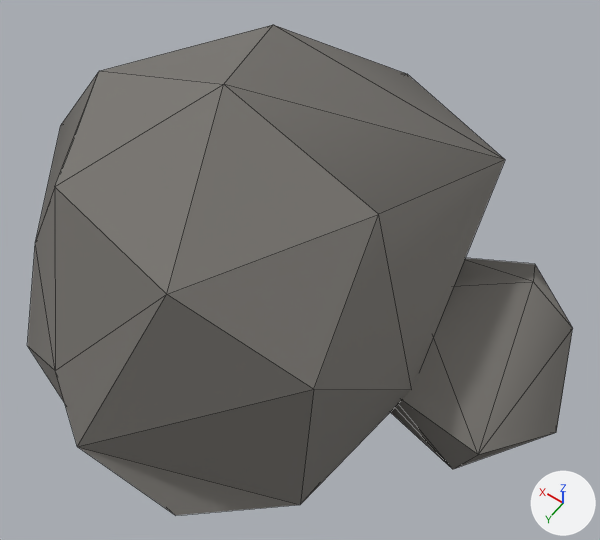
One commit to the glTF model demos/sitepulse-unity/Assets/Sitepulse/Art/Models/Props/rock_b_LOD1.glb: the scene before it, then after it.
Rendered twice from a 50 mm camera at (-1.37, 1.51, 2.91) aimed at (-0.23, -0.08, 0.41). Every picture has the same lights, and +X, +Y and +Z are marked at lower right. The picture after the commit comes second. Mesh edges are drawn as thin lines. Where no turn or scale is listed for an object, it has been applied to the vertices. Vertices at exactly the same position are counted once.

Names of what the first picture shows: 'Body_LOD1'.
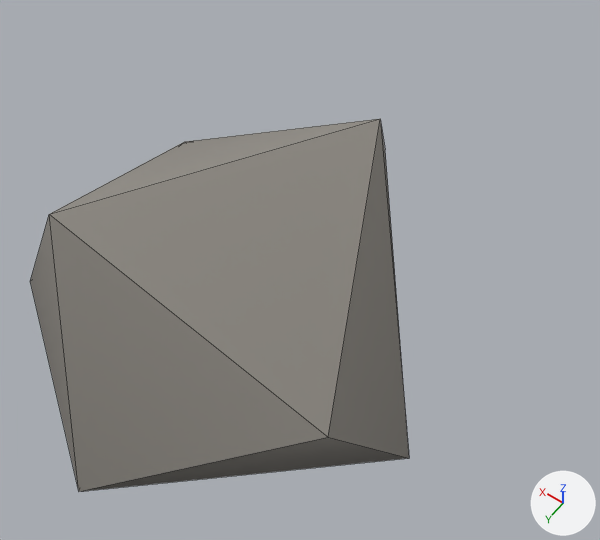
Location of each change, [x1, y1, x2, y2] in pixels of the pictures (600 x 540 px):
'Body_LOD1', recoloured, reshaped (30% narrower, 24% shorter)
    before: [28, 25, 573, 515]
    after: [30, 119, 409, 492]
part 1 of me_body_lod1_mesh_001, rebuilt (21% narrower, 24% shorter)
    before: [28, 25, 505, 515]
    after: [30, 119, 409, 492]
part 2 of me_body_lod1_mesh_001, deleted
    before: [390, 258, 573, 469]

What changed in the scene script:
```text
Change mat_m_rock:
    where n0 = _N.new('ShaderNodeBsdfPrincipled'); n0.name = 'Principled BSDF'
    remove n0.inputs[0].default_value = (0.185, 0.175, 0.16, 1.0)  # 'Base Color', grey #77746f
    n0.inputs[2].default_value: 0.88 -> 0.9  # 'Roughness'
    add n2 = _N.new('ShaderNodeMix'); n2.name = 'Mix'
    add n2.data_type = 'RGBA'
    add n2.blend_type = 'MULTIPLY'
    add n2.inputs[0].default_value = 1.0  # 'Factor'
    add n2.inputs[7].default_value = (0.3, 0.282, 0.252, 1.0)  # 'B', grey #959189
    add n3 = _N.new('ShaderNodeVertexColor'); n3.name = 'Color Attribute'
    add _L.new(n2.outputs[2], n0.inputs[0])  # 'Result' to 'Base Color'
    add _L.new(n3.outputs[0], n2.inputs[6])  # 'Color' to 'A'
Change me_body_lod1_mesh_001:
    used by ob_body_lod1; location = (0.0, 0.0, 0.0)
    remove me_body_lod1_mesh_001.from_pydata(...)  # 44 vertices, 80 faces; spans x -1.31..0.91, y -1.05..0.92, z -0.43..1.25
    add me_body_lod1_mesh_001.from_pydata(...)  # 8 vertices, 12 faces; spans x -0.88..0.86, y -1.11..0.97, z -0.1..0.94
    me_body_lod1_mesh_001 part 1: the loose piece of 28 vertices spanning x -0.82..0.91, y -1.05..0.92, z -0.43..1.25 is rebuilt with 8 vertices and now spans x -0.88..0.86, y -1.11..0.97, z -0.1..0.94
    me_body_lod1_mesh_001 part 2: the loose piece of 16 vertices spanning x -1.31..-0.43, y -0.74..0.13, z -0.16..0.48 is deleted
```
